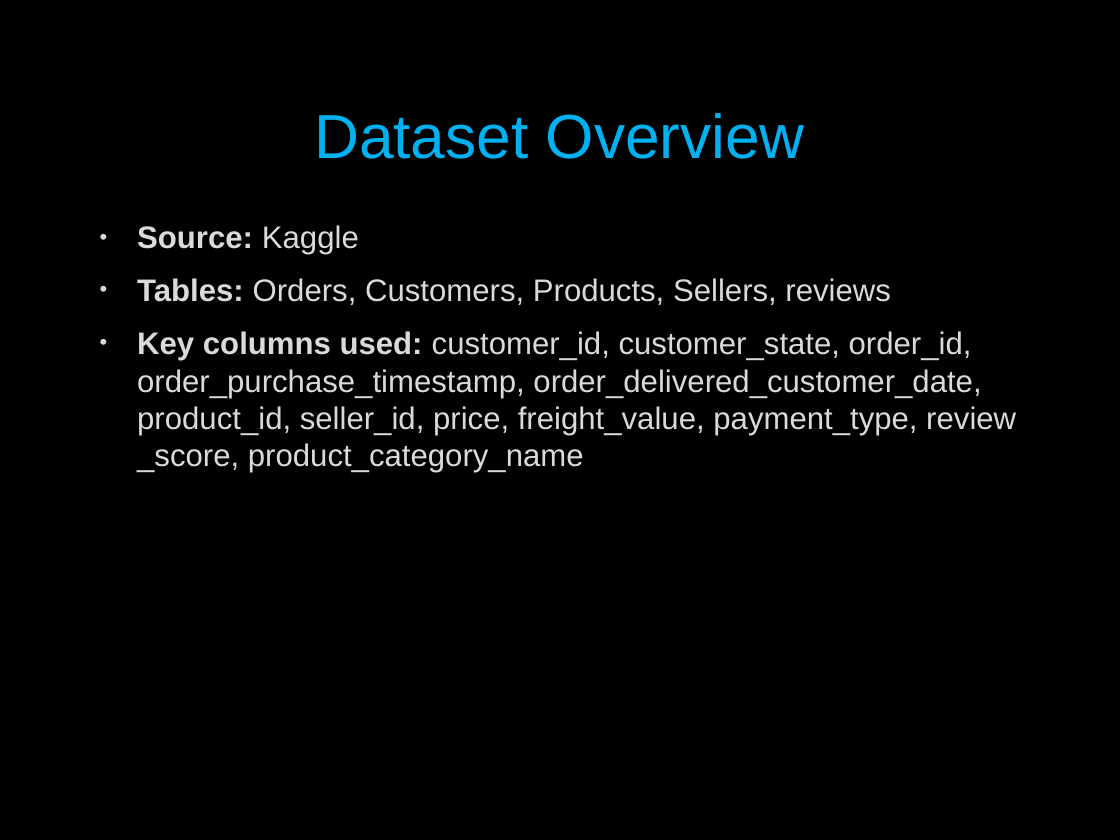
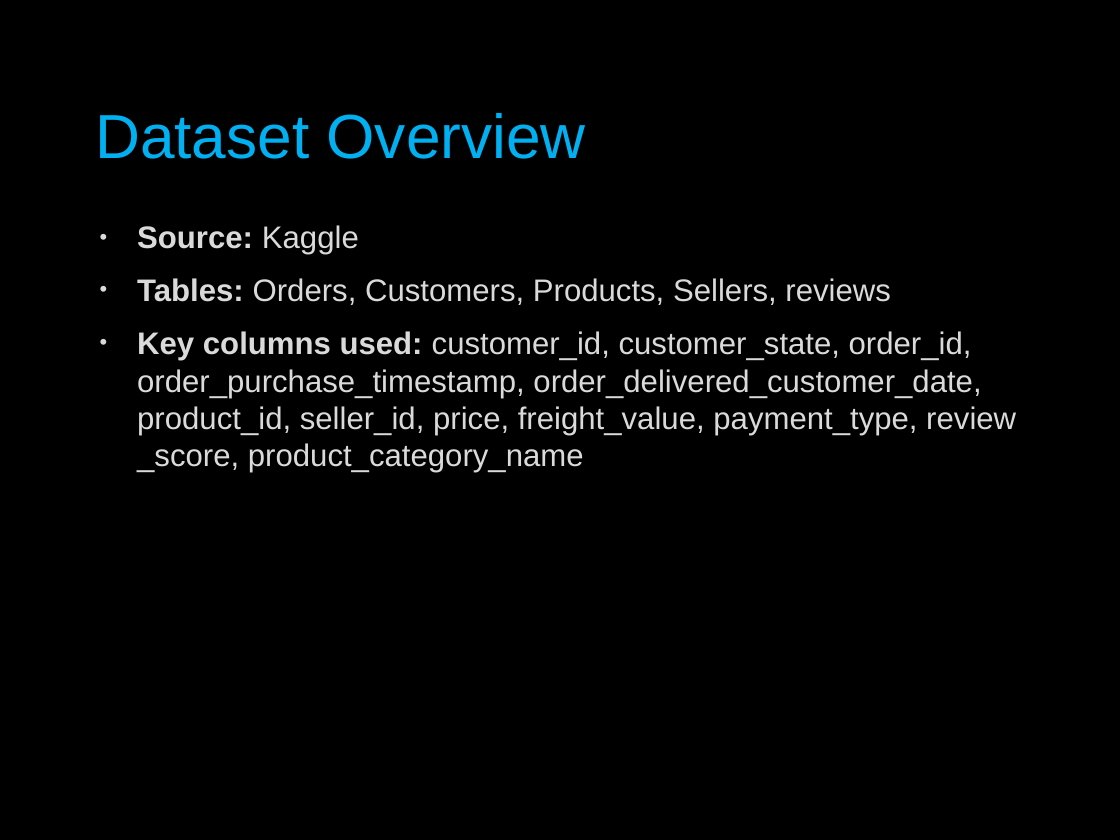
Before and after one commit to AlokYadav310703/Olist-Product-Sales-Analysis, a slide deck: slide 3 of presentation/Project Overview.pptx. Drawn at 1120x840 pixels with LibreOffice and Linux fonts; fonts in the diff are those of the drawing; background and template pictures are left out. Boxes give left, top, right and bottom in pixels: in the first picture for what was removed or moved away, otherwise in the second. Text is boxed around its words. In the diff, an @@ line names an element or a change of style, - is before the commit and + after.

```diff
--- a/presentation/Project Overview.pptx
+++ b/presentation/Project Overview.pptx
@@ title "Dataset Overview" at (95, 113, 586, 159): alignment centre to left @@
```
Also in this commit, not shown: 10 other slides changed, 3 slides added, 4 other files.
